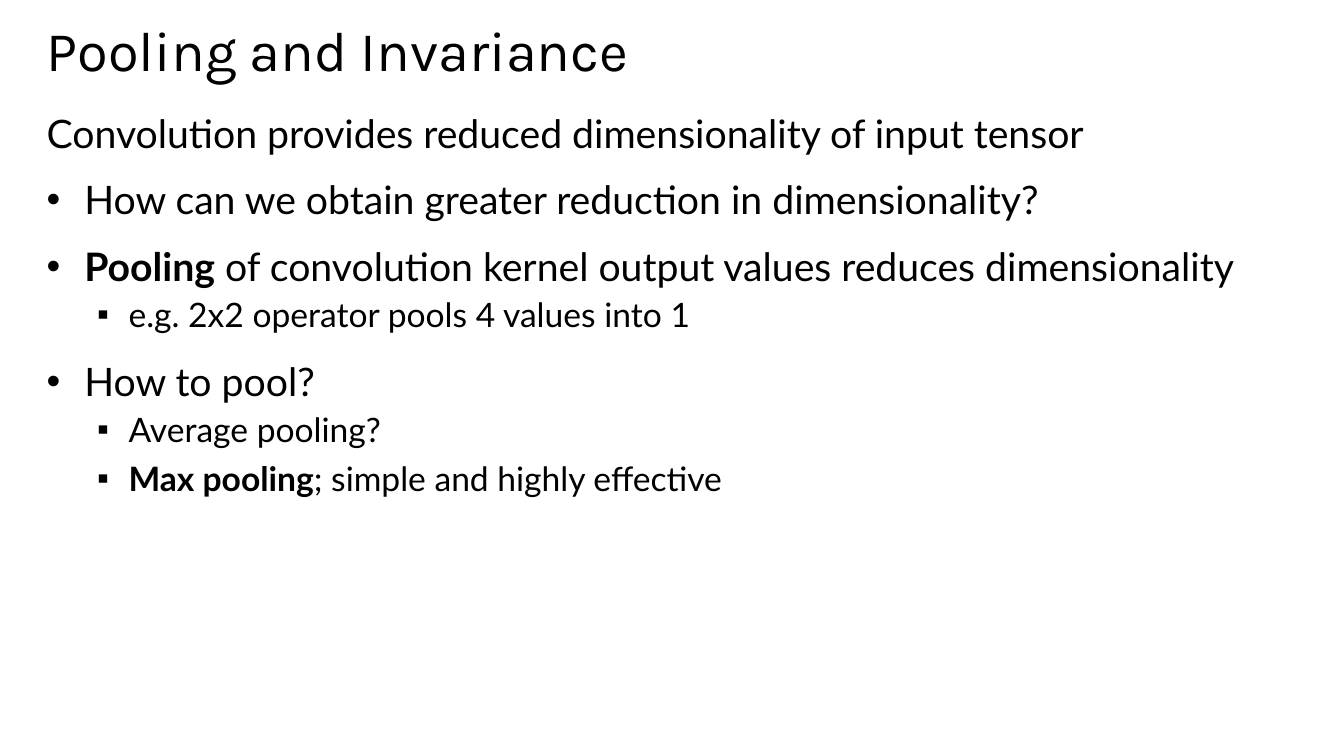
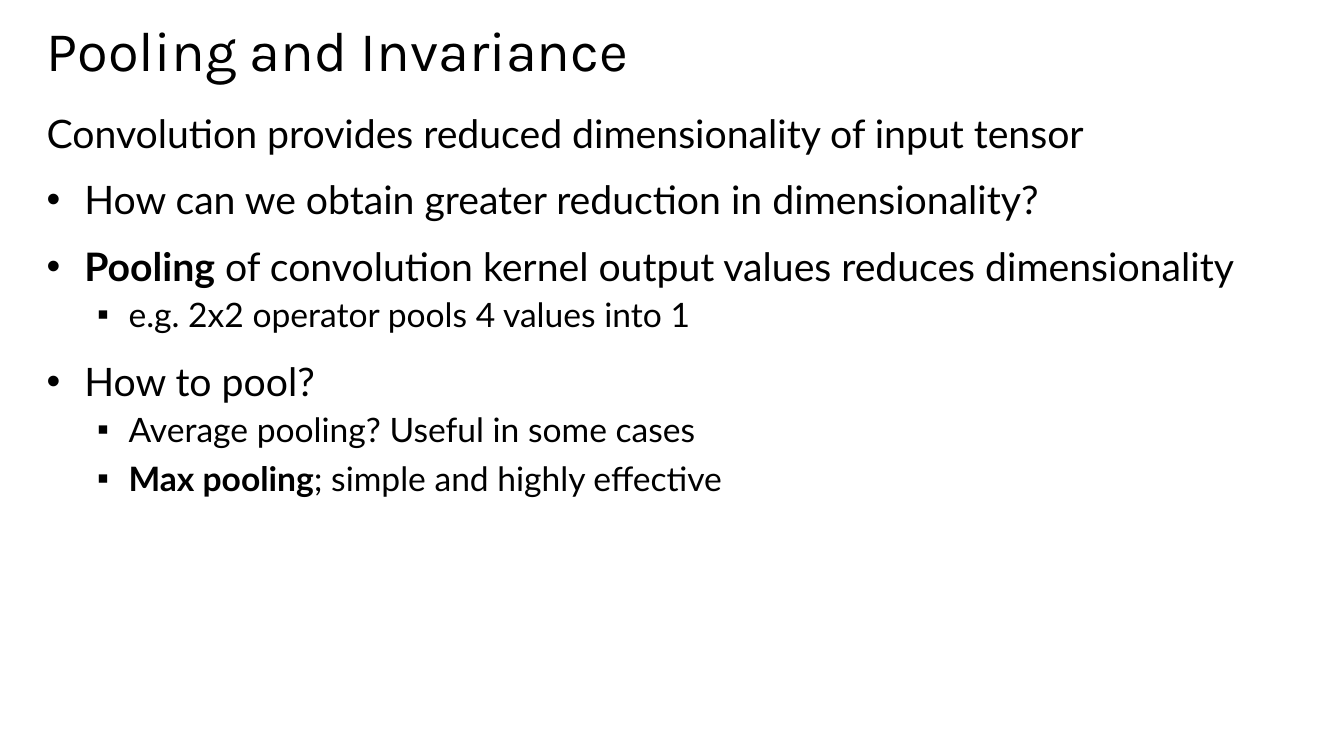
Before and after one commit to StephenElston/CSCI-E25, a slide deck: slide 19 of Slides/6_ConvolutionalNNs.pptx. Drawn at 1344x756 pixels with LibreOffice and Linux fonts; fonts in the diff are those of the drawing. Boxes give left, top, right and bottom in pixels: in the first picture for what was removed or moved away, otherwise in the second. Text is boxed around its words. In the diff, an @@ line names an element or a change of style, - is before the commit and + after.

```diff
--- a/Slides/6_ConvolutionalNNs.pptx
+++ b/Slides/6_ConvolutionalNNs.pptx
@@ text at [129,417,696,448]: text changed @@
-  ▪ Average pooling?
+  ▪ Average pooling? Useful in some cases
```
Also in this commit, not shown: 3 other slides changed.
